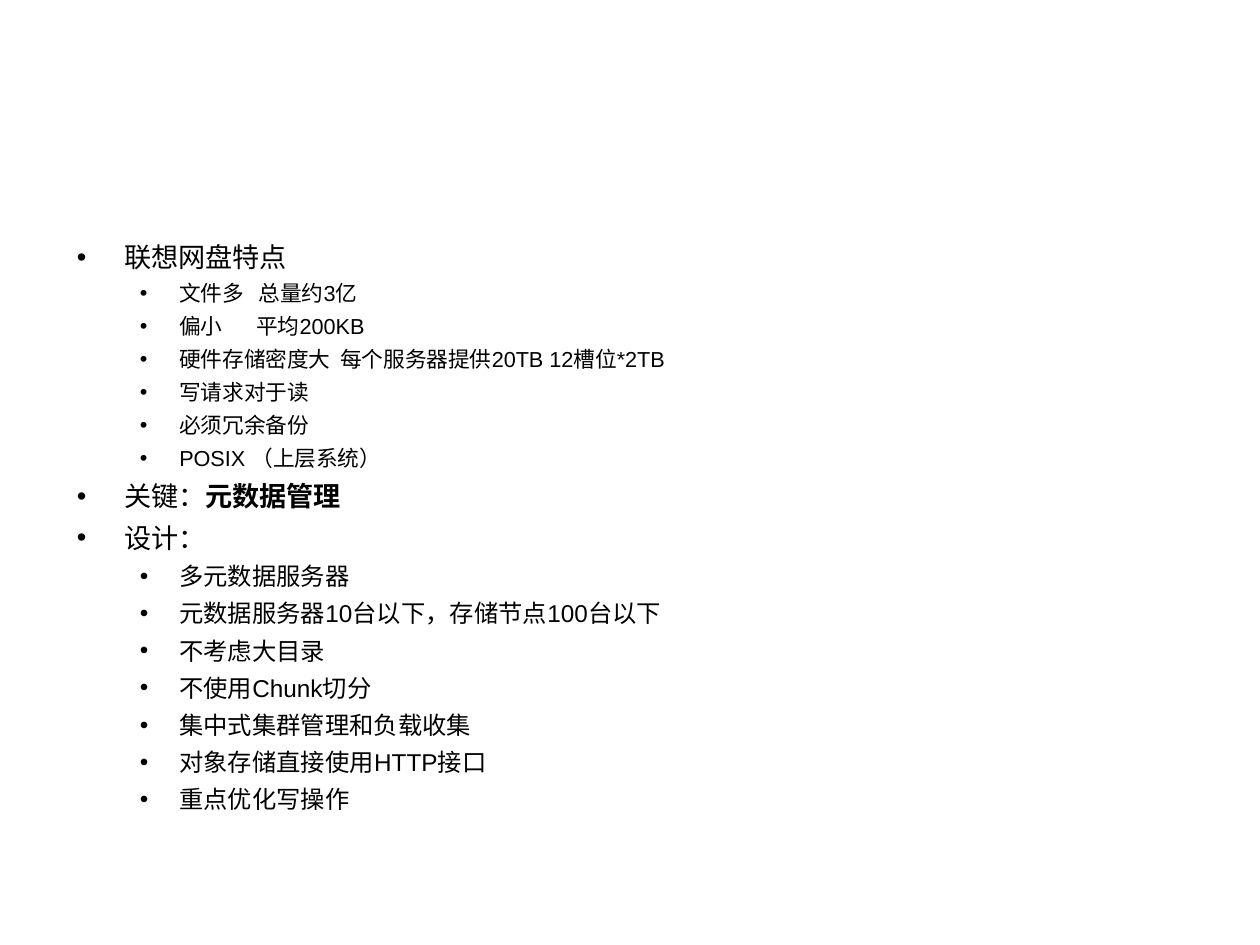
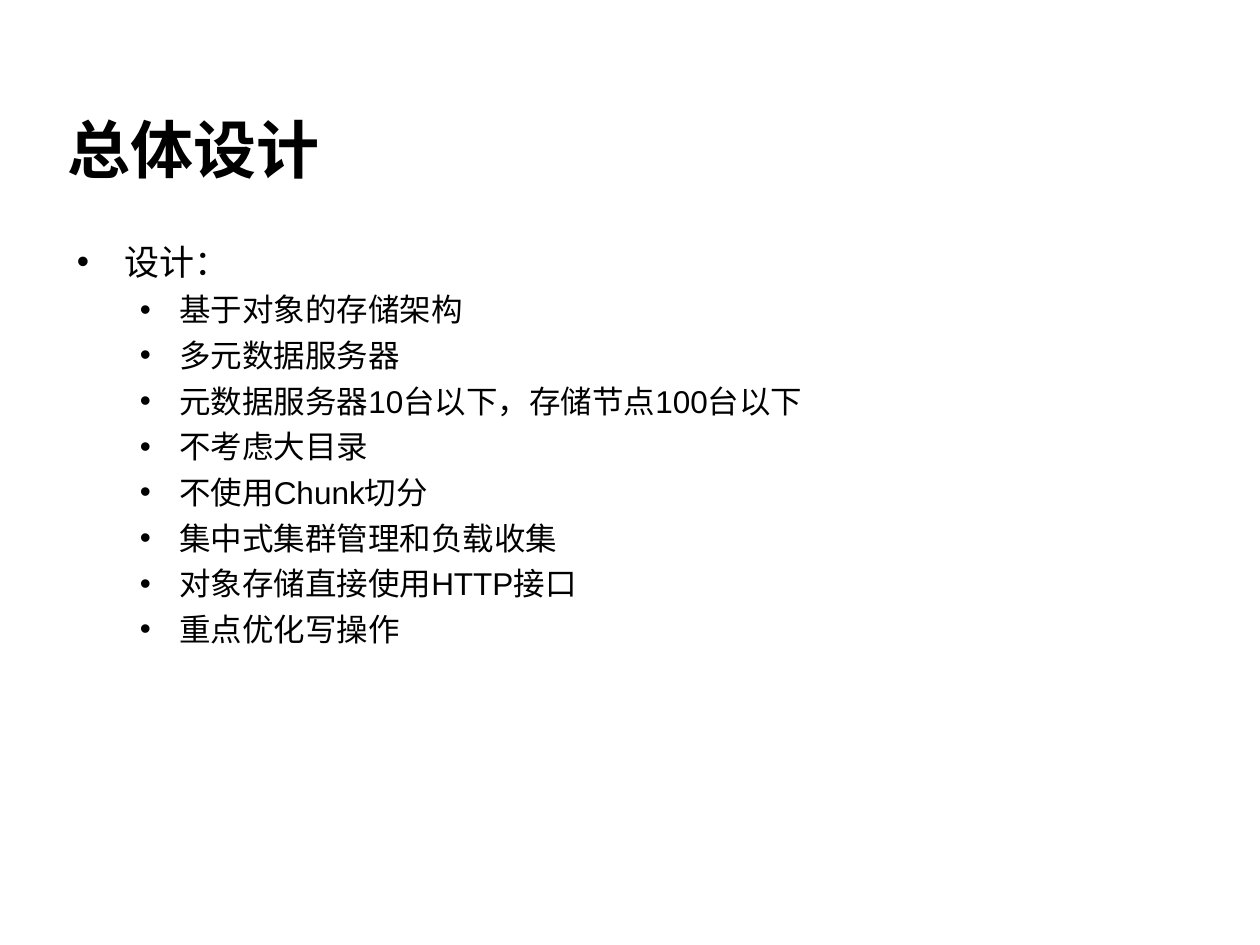
Before and after one commit to cheliequan/idning-paper, a slide deck: slide 5 of draft/答辩.ppt. Drawn at 1260x945 pixels with LibreOffice and Linux fonts; fonts in the diff are those of the drawing; background and template pictures are left out. Boxes give left, top, right and bottom in pixels: in the first picture for what was removed or moved away, otherwise in the second. Text is boxed around its words. In the diff, an @@ line names an element or a change of style, - is before the commit and + after.

```diff
--- a/draft/答辩.ppt
+++ b/draft/答辩.ppt
@@ title added at [67,119,319,179], 36 pt, text #000000, bold @@
+总体设计
@@ text at [124,244,664,509]: paragraphs removed @@
-• 联想网盘特点
-  • 文件多 总量约3亿
-  • 偏小 平均200KB
-  • 硬件存储密度大 每个服务器提供20TB 12槽位*2TB
-  • 写请求对于读
-  • 必须冗余备份
-  • POSIX （上层系统）
-• 关键：元数据管理
@@ text at [124,245,802,644]: size 15.5 to 20 pt in "设计："; size 13.9 to 18 pt in "多元数据服务器", "元数据服务器10台以下，存储节点100台以下", "不考虑大目录", "不使用Chunk切分" and 3 more places @@
@@ text at [179,294,463,324]: paragraph added @@
+  • 基于对象的存储架构
```
Also in this commit, not shown: 4 other slides changed, 14 slides added, 1 slide removed, 1 other file.
